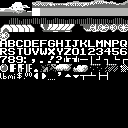
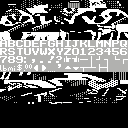
The second 128x128 image is a revision of the first. Changes to its layers:
added layer "suppliesB.png" above "patternB.bmp" over [0, 0, 128, 104]
